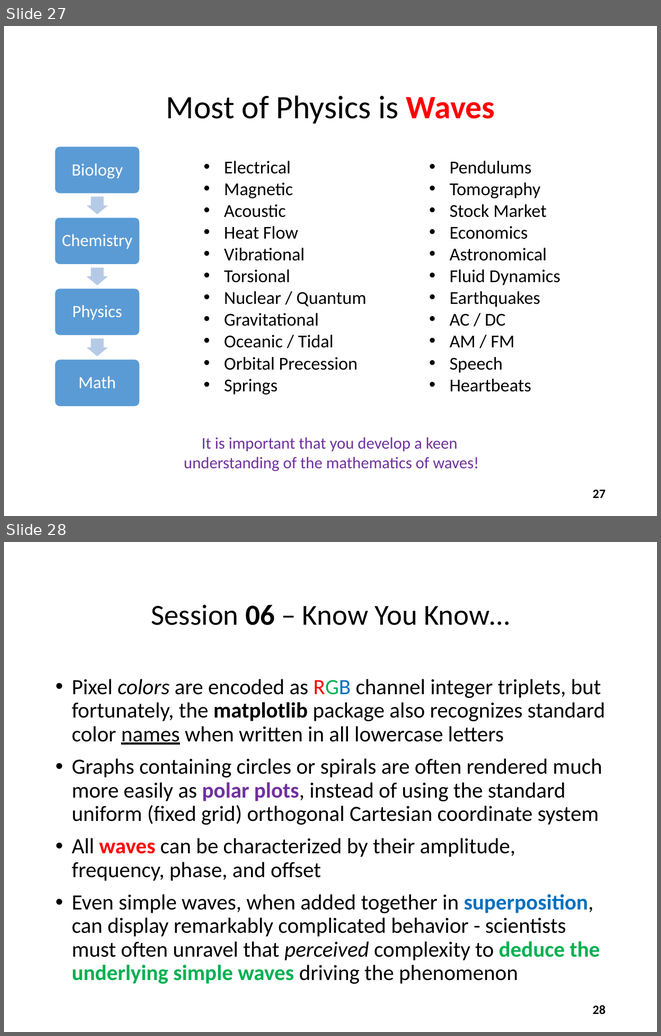
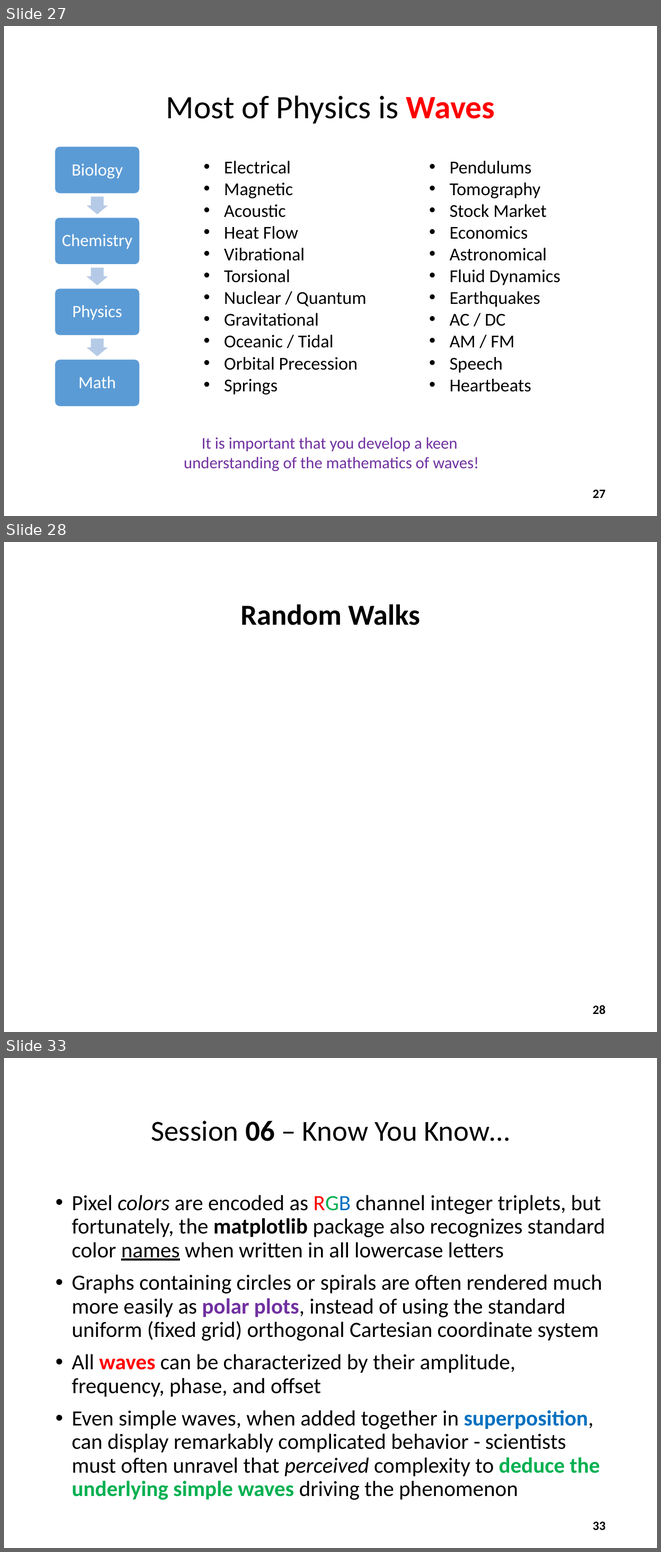
Before and after one commit to dbiersach/scicomp101, a slide deck: Session 06 - Polar Coordinates/Session 06 - Polar Coordinates.pptx. Shown one above the other, each under a label of ours: slides 27 and 28 before the commit, slides 27, 28 and 33 after it; the slides between them are not shown. The pictures are 661x1036 and 661x1552 pixels, drawn with LibreOffice and Linux fonts; fonts in the diff are those of the drawing; grey boxes stand for pictures. Boxes give left, top, right and bottom in pixels: in the first picture for what was removed or moved away, otherwise in the second. Text is boxed around its words. In the diff, an @@ line names an element or a change of style, - is before the commit and + after.

Commit message:
Add random walk

```diff
--- a/Session 06 - Polar Coordinates/Session 06 - Polar Coordinates.pptx
+++ b/Session 06 - Polar Coordinates/Session 06 - Polar Coordinates.pptx
@@ slide 28 added at <box>4,542,657,1032</box>, background #FFFFFF @@
@@ title added at <box>240,604,420,625</box>, 32 pt, text #000000, bold @@
+Random Walks
@@ page number added at <box>593,1005,606,1014</box>, 14 pt, text #000000, bold @@
+28
@@ what was slide 28 is now slide 33 @@
@@ page number at <box>593,1521,606,1530</box>: text changed @@
-28
+33
```
Also in this commit, not shown: 4 other slides added, 2 other files.
